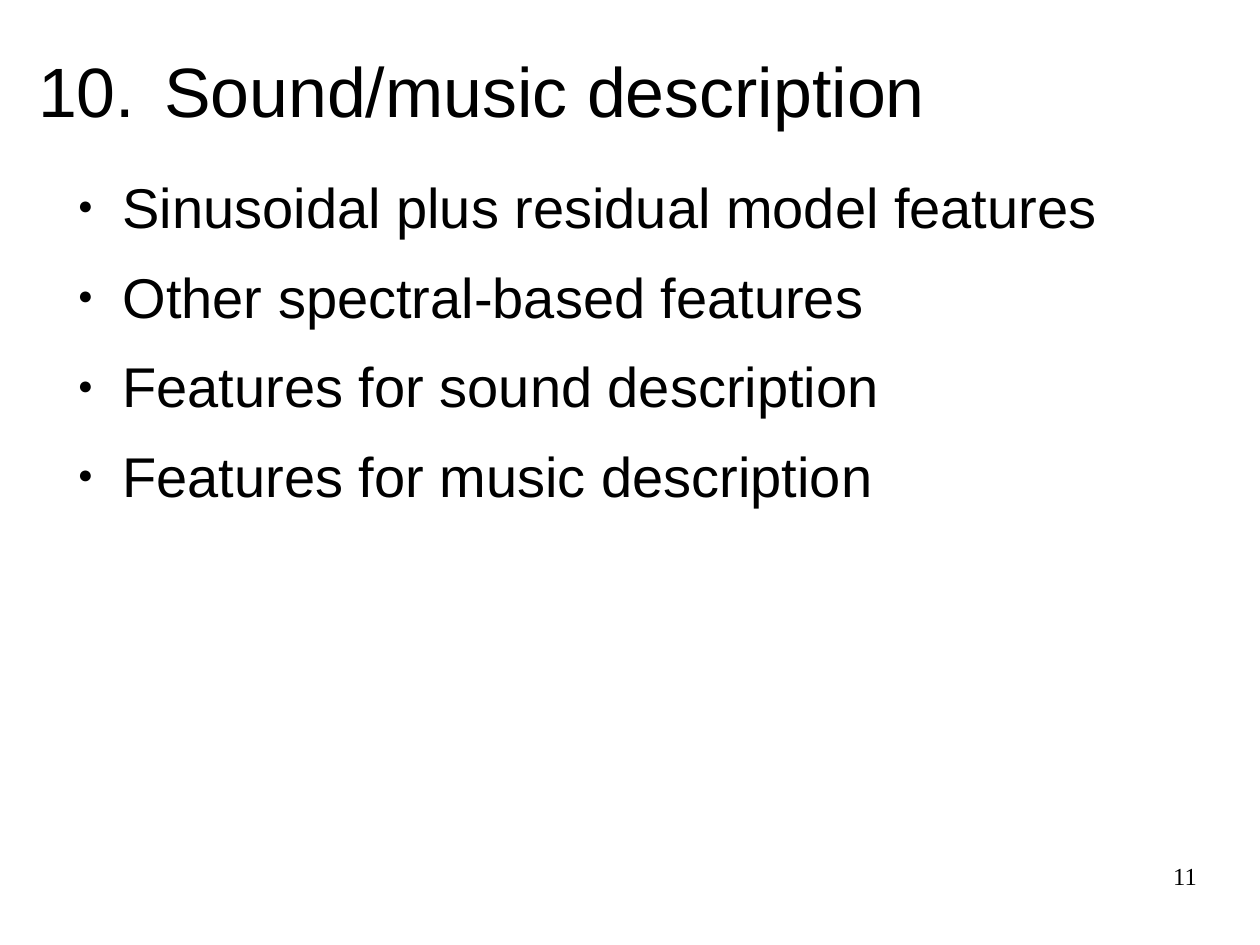
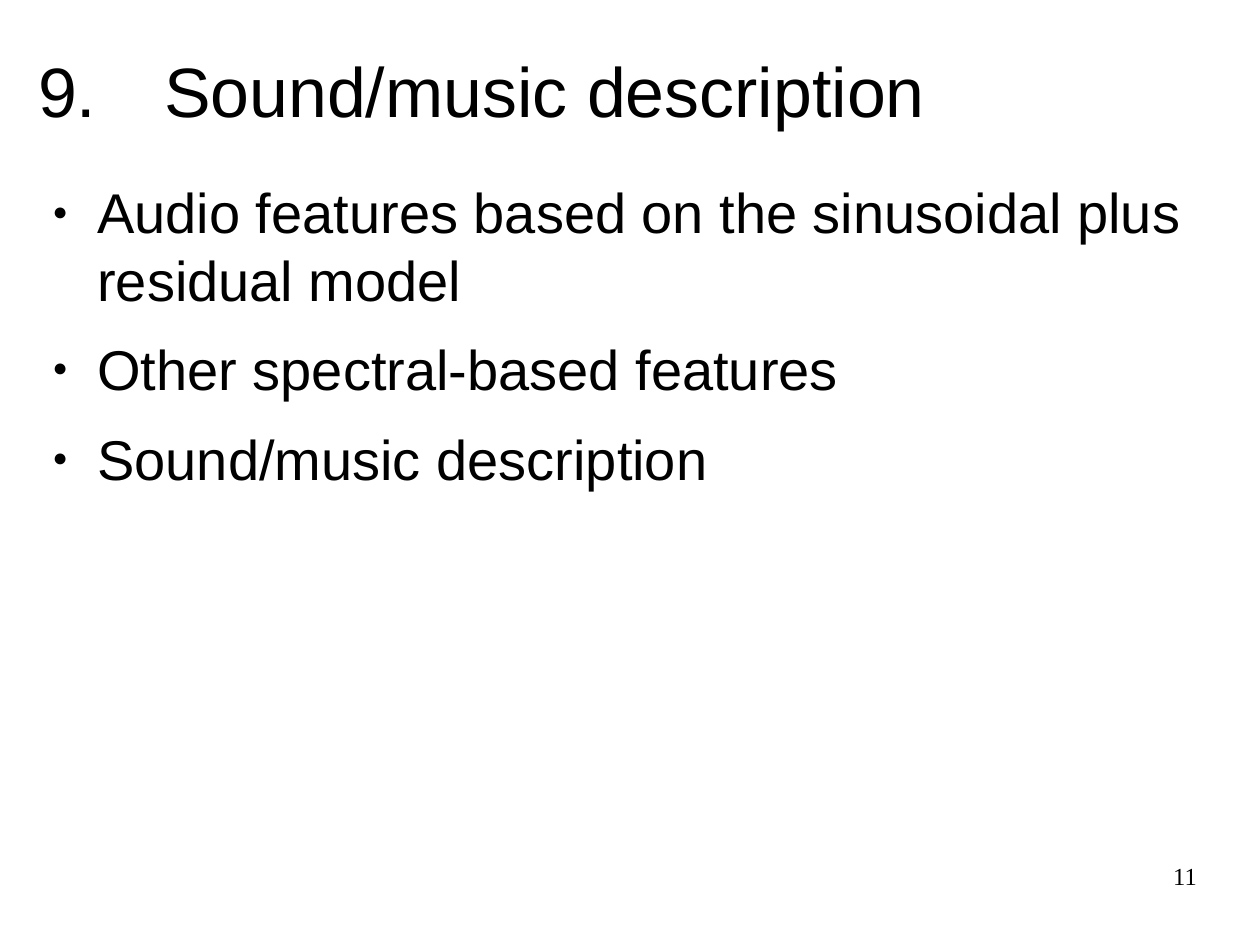
Before and after one commit to MTG/sms-tools, a slide deck: slide 11 of lectures/1-Introduction/Course-outline.odp. Drawn at 1260x945 pixels with LibreOffice and Linux fonts; fonts in the diff are those of the drawing. Boxes give left, top, right and bottom in pixels: in the first picture for what was removed or moved away, otherwise in the second. Text is boxed around its words. In the diff, an @@ line names an element or a change of style, - is before the commit and + after.

```diff
--- a/lectures/1-Introduction/Course-outline.odp
+++ b/lectures/1-Introduction/Course-outline.odp
@@ title at box(38, 66, 925, 131): text changed @@
-10. Sound/music description
+9. Sound/music description
@@ text "Audio features based on the ...": place and size @@
-text "Audio features based on the ..." at box(123, 187, 1096, 508)
+text "Audio features based on the ..." at box(97, 192, 1180, 491)
@@ text at box(97, 192, 1180, 302): text changed @@
-● Sinusoidal plus residual model features
+● Audio features based on the sinusoidal plus residual model
@@ text at box(97, 439, 707, 491): text changed @@
-● Features for sound description
-● Features for music description
+● Sound/music description
```
Also in this commit, not shown: 3 other slides changed, 1 slide added, 1 slide removed, 17 other files.
